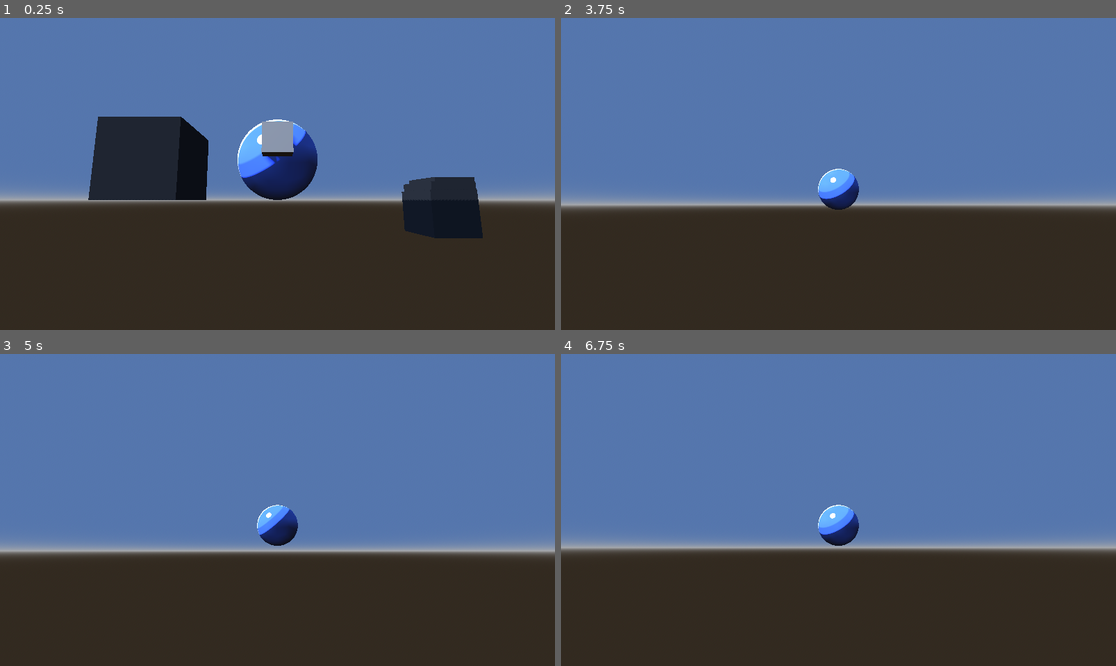
Above: before the commit, frames 1-4 (two rows, left to right).
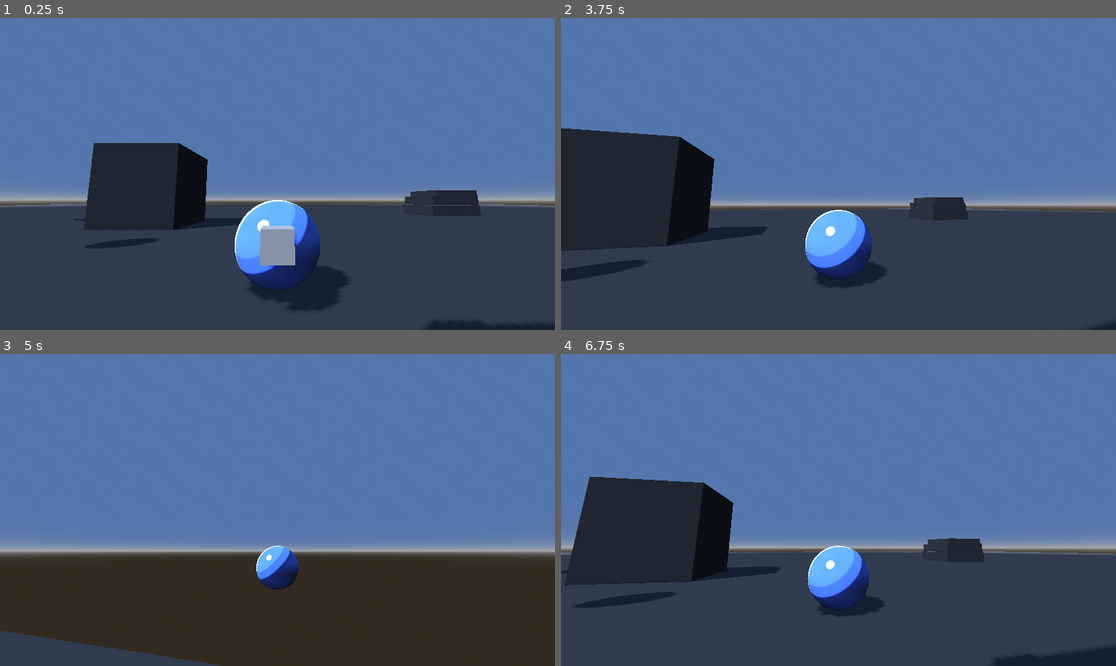
Above: after the commit, the same moments.

Repository: blondeman/movement-combat-fighter
Game: Godot game, scene res://scenes/test_env.tscn
The game is run twice, just before and just after one commit, with the same random seed, the same clock (stepped at 60 frames per second) and the same inputs.
Inputs (mouse positions are in pixels of both pictures, inside the frame that each line leads up to):
- Up to frame 1 (0.25 s): no input
- Up to frame 2 (3.75 s): move the mouse to (866, 174) at 0.52 s; hold Shift (dash) 0.53-1.28 s; hold W (up) from 0.53 s (still down); tap Space (jump) at 0.77, 1.52, 3.02 s; move the mouse to (810, 174) at 1.27 s; tap Shift (dash) at 1.35, 2.3, 2.85 s; move the mouse to (849, 167) at 2.02 s; hold Middle mouse button (target_lock) 2.03-2.78 s; move the mouse to (832, 180) at 2.77 s; tap Enter at 3.5 s; move the mouse to (877, 177) at 3.52 s; hold Shift (dash) from 3.53 s (still down)
- Up to frame 3 (5 s): keep holding W (up); tap Space (jump) at 3.77, 4.52 s; move the mouse to (233, 506) at 4.27 s; release Shift (dash) at 4.28 s; tap Middle mouse button (target_lock) at 4.35 s; tap Shift (dash) at 4.55 s
- Up to frame 4 (6.75 s): move the mouse to (844, 510) at 5.02 s; hold Shift (dash) 5.03-5.78 s; tap Space (jump) at 5.75, 6.02 s; move the mouse to (816, 503) at 5.77 s; release W (up) at 5.78 s; hold D (right) 5.78-6.53 s; tap Shift (dash) at 5.85 s; tap Enter at 6.5 s; move the mouse to (866, 510) at 6.52 s; hold W (up) from 6.53 s (still down); hold Middle mouse button (target_lock) from 6.53 s (still down)

The runs differ from the first frame. In frame 1, 44% of the frame differs, in the area x 0-100%, y 31-100%; in frame 2, 44%; in frame 3, 3.9%; in frame 4, 42%.
Error after the commit: Invalid assignment of property or key 'momentum' with value of type 'Vector3' on a base object of type 'CharacterBody3D (EntityController)'. (res://states/Jump…

Commit message:
fixed air movement and camera locking

Diff:
--- a/scenes/character/player/camera_controller.tscn
+++ b/scenes/character/player/camera_controller.tscn
@@ -21,4 +21,3 @@
 current = true
 
 [node name="marker" parent="." unique_id=12986420 instance=ExtResource("2_drmjl")]
-visible = false
--- a/scenes/character/player/marker.tscn
+++ b/scenes/character/player/marker.tscn
@@ -1,8 +1,8 @@
 [gd_scene format=3 uid="uid://cxpl1jlccv7pr"]
 
 [sub_resource type="Gradient" id="Gradient_2b72u"]
-offsets = PackedFloat32Array(0, 0.6676301, 1)
-colors = PackedColorArray(1, 1, 1, 1, 1, 1, 1, 1, 1, 1, 1, 0)
+offsets = PackedFloat32Array(0, 0.48469388, 0.6785714, 0.78061223, 1)
+colors = PackedColorArray(1, 1, 1, 1, 1, 1, 1, 1, 0.39841205, 0.39841217, 0.39841193, 1, 0, 1, 1, 1, 0, 1, 1, 0)
 
 [sub_resource type="GradientTexture2D" id="GradientTexture2D_b37e2"]
 gradient = SubResource("Gradient_2b72u")
--- a/scenes/character/player/player.tscn
+++ b/scenes/character/player/player.tscn
@@ -10,12 +10,14 @@
 [node name="player" unique_id=1758554578 node_paths=PackedStringArray("input_handler") instance=ExtResource("1_gmlin")]
 input_handler = NodePath("input_handler")
 
-[node name="MeshInstance3D" type="MeshInstance3D" parent="CollisionShape3D" parent_id_path=PackedInt32Array(1468529141) index="0" unique_id=1922587349]
+[node name="MeshInstance3D" type="MeshInstance3D" parent="MeshInstance3D" parent_id_path=PackedInt32Array(2024260194) index="0" unique_id=1922587349]
 transform = Transform3D(1, 0, 0, 0, 1, 0, 0, 0, 1, 0, 0.095391154, 0.17765868)
 mesh = SubResource("BoxMesh_sfcyi")
 
-[node name="camera" parent="." index="2" unique_id=1981057096 node_paths=PackedStringArray("character") instance=ExtResource("2_sfcyi")]
-character = NodePath("..")
-desired_pitch = -30.0
+[node name="camera_target" type="Node3D" parent="." index="2" unique_id=1921077291]
+transform = Transform3D(1, 0, 0, 0, 1, 0, 0, 0, 1, 0, 1, 0)
+
+[node name="camera" parent="camera_target" index="0" unique_id=1981057096 node_paths=PackedStringArray("character") instance=ExtResource("2_sfcyi")]
+character = NodePath("../..")
 
 [node name="input_handler" parent="." index="3" unique_id=499386536 instance=ExtResource("3_lvxji")]
--- a/scenes/test_map.tscn
+++ b/scenes/test_map.tscn
@@ -3,10 +3,10 @@
 [ext_resource type="Material" uid="uid://cjy6ko6iek64e" path="res://materials/toon_dark_gray.tres" id="1_6ulkd"]
 
 [sub_resource type="PlaneMesh" id="PlaneMesh_eflb2"]
-size = Vector2(50, 50)
+size = Vector2(100, 100)
 
 [sub_resource type="BoxShape3D" id="BoxShape3D_4qc02"]
-size = Vector3(50, 1, 50)
+size = Vector3(100, 1, 100)
 
 [sub_resource type="BoxMesh" id="BoxMesh_4wuf8"]
 size = Vector3(5, 5, 1)
--- a/scripts/CameraController.gd
+++ b/scripts/CameraController.gd
@@ -30,6 +30,9 @@
 
 	if !camera:
 		return
+
+	if _swap_cooldown_timer > 0.0:
+		_swap_cooldown_timer -= delta
 
 	if character.lock_target:
 		_look_at_target(delta)
--- a/scripts/EntityController.gd
+++ b/scripts/EntityController.gd
@@ -1,11 +1,16 @@
 class_name EntityController
 extends CharacterBody3D
 
+@export_group("StateMachine")
 @export var input_handler: InputHandler
 @export var locomotion: StateMachine
+
+@export_group("Movement")
 @export var momentum_decay: float = 4.0
 @export var air_momentum_decay: float = 1.0
+@export var air_acceleration : float = 2.0
 
+@export_group("Cooldowns")
 @export var dash_cooldown: float = 1.2
 var dash_cooldown_remaining: float = 0.0
 
@@ -13,7 +18,6 @@
 var coyote_timer: float = 0.0
 var was_on_floor: bool = false
 
-var momentum: Vector3 = Vector3.ZERO
 
 var lock_target: Node3D = null
 
@@ -33,5 +37,9 @@
 		var input = input_handler.get_input()
 		locomotion.update(delta, input)
 
+	if global_position.y < -10:
+		velocity = Vector3.ZERO
+		global_position = Vector3.ZERO
+
 func is_on_floor_or_coyote() -> bool:
 	return is_on_floor() or coyote_timer > 0.0
--- a/scripts/LocomotionState.gd
+++ b/scripts/LocomotionState.gd
@@ -26,24 +26,17 @@
 	var rotated_input: Vector2 = input.get_rotated_input()
 	var direction := Vector3(rotated_input.x, 0.0, rotated_input.y).normalized()
 	var has_input := rotated_input.length_squared() > 0.001
-
-	if character.is_on_floor_or_coyote():
-		character.momentum = character.momentum.lerp(Vector3.ZERO, character.momentum_decay * delta)
-	else:
-		character.momentum = character.momentum.lerp(Vector3.ZERO, character.air_momentum_decay * delta)
-
-	if has_input:
-		var target: Vector3 = direction * speed
-		var blended: Vector3 = character.momentum + target
-		var momentum_speed: float = character.momentum.length()
-		var max_speed: float = max(speed, momentum_speed)
-		if blended.length() > max_speed:
-			blended = blended.normalized() * max_speed
-		character.velocity.x = blended.x
-		character.velocity.z = blended.z
-		# Gradually steer momentum toward actual movement direction
-		var actual := Vector3(character.velocity.x, 0.0, character.velocity.z)
-		character.momentum = character.momentum.lerp(actual, character.momentum_decay * delta)
-	else:
-		character.velocity.x = character.momentum.x
-		character.velocity.z = character.momentum.z
+	if !character.is_on_floor_or_coyote():
+		# Quake-style air acceleration: only accelerate if it would increase speed in wish direction
+		if has_input:
+			var wish_dir := direction
+			var current_speed := Vector3(character.velocity.x, 0.0, character.velocity.z).dot(wish_dir)
+			var add_speed := speed - current_speed
+			if add_speed > 0.0:
+				var accel_speed: float = character.air_acceleration * speed * delta
+				accel_speed = min(accel_speed, add_speed)
+				character.velocity.x += wish_dir.x * accel_speed
+				character.velocity.z += wish_dir.z * accel_speed
+		else:
+			character.velocity.x = move_toward(character.velocity.x, 0.0, character.air_momentum_decay * delta)
+			character.velocity.z = move_toward(character.velocity.z, 0.0, character.air_momentum_decay * delta)
--- a/states/Dash.gd
+++ b/states/Dash.gd
@@ -4,7 +4,7 @@
 @export var dash_gravity_scale: float = 0.2
 
 const transition_timing = 0.2
-const dash_timing = 0.0
+const dash_timing = 0.1
 
 var dashed : bool = false
 var dash_direction: Vector3 = Vector3.ZERO
@@ -26,10 +26,6 @@
 
 func update(delta: float, input: InputPackage):
 	process_dash(input)
-	if dashed and dash_direction != Vector3.ZERO:
-		character.velocity.x = dash_direction.x
-		character.velocity.z = dash_direction.z
-	character.velocity.y -= gravity * dash_gravity_scale * delta
 	character.move_and_slide()
 
 
@@ -44,7 +40,6 @@
 		character.velocity.x = dash_direction.x
 		character.velocity.z = dash_direction.z
 		character.velocity.y = 0
-		character.momentum = Vector3(dash_direction.x, 0, dash_direction.z)
 
 		if character.is_on_floor():
 			var face_direction = character.basis.z
--- a/states/Idle.gd
+++ b/states/Idle.gd
@@ -1,4 +1,4 @@
 extends LocomotionState
 
 func enter():
-	character.momentum = Vector3.ZERO
+	character.velocity = Vector3.ZERO
--- a/states/Run.gd
+++ b/states/Run.gd
@@ -1,6 +1,6 @@
 extends LocomotionState
 
-@export var turn_speed = 2
+@export var turn_speed: float = 2.0
 
 func update(delta: float, input: InputPackage):
 	process_input_vector(delta, input)
--- a/states/Slide.gd
+++ b/states/Slide.gd
@@ -39,5 +39,3 @@
 
 	character.velocity.x = horizontal_vel.x
 	character.velocity.z = horizontal_vel.z
-
-	character.momentum = horizontal_vel
